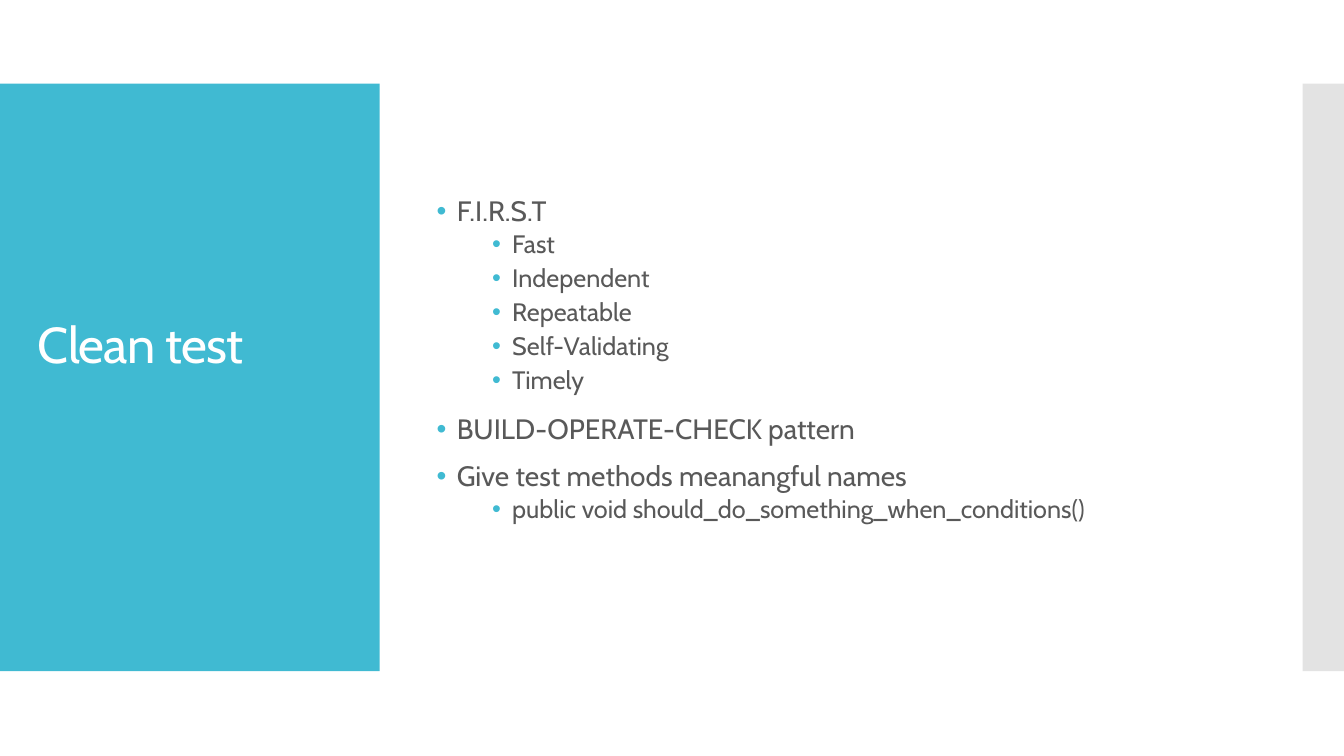
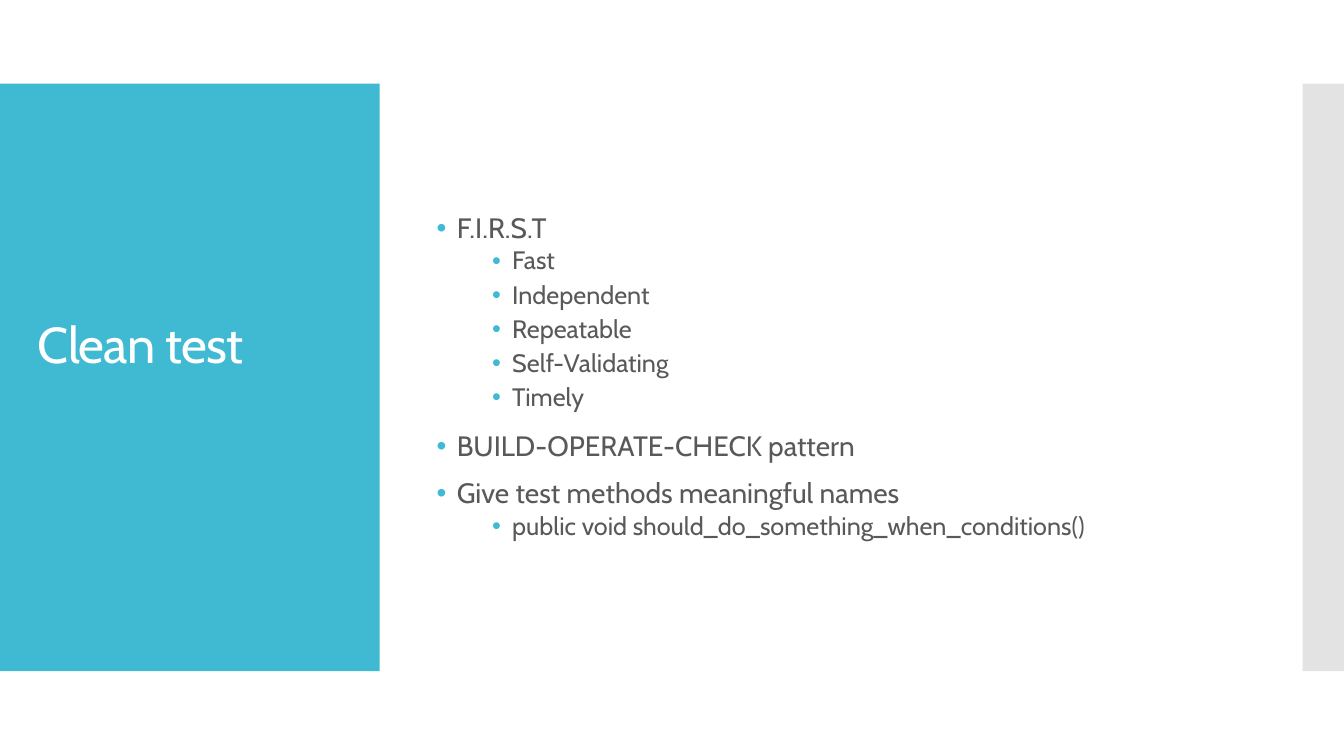
Before and after one commit to ivlahek/presentation.testing, a slide deck: slide 5 of Presentation.pptx. Drawn at 1344x756 pixels with LibreOffice and Linux fonts; fonts in the diff are those of the drawing. Boxes give left, top, right and bottom in pixels: in the first picture for what was removed or moved away, otherwise in the second. Text is boxed around its words. In the diff, an @@ line names an element or a change of style, - is before the commit and + after.

```diff
--- a/Presentation.pptx
+++ b/Presentation.pptx
@@ text at box(457, 482, 900, 510): text changed @@
-• Give test methods meanangful names
+• Give test methods meaningful names
```
Also in this commit, not shown: 7 other slides changed, 2 slides added.
